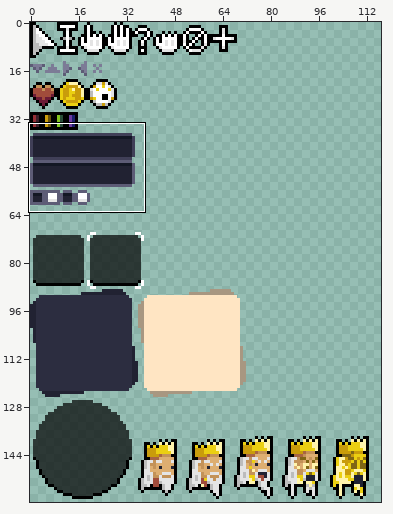
A pixel-art file gets an edit: artwork/ui.aseprite. The picture above shows the old version from afar; the outline marks the close-up.
Close-up. The starting point:
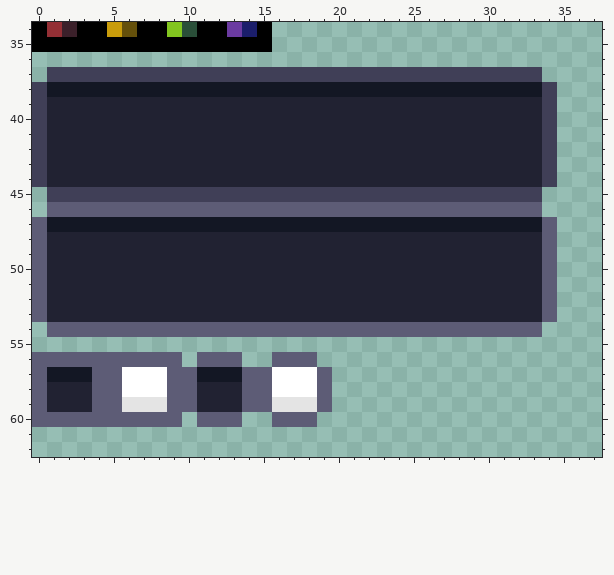
160x160 pixels, 1 frame. Shown: x 0..37, y 34..62. The wide view leaves out empty margins.
After the commit:
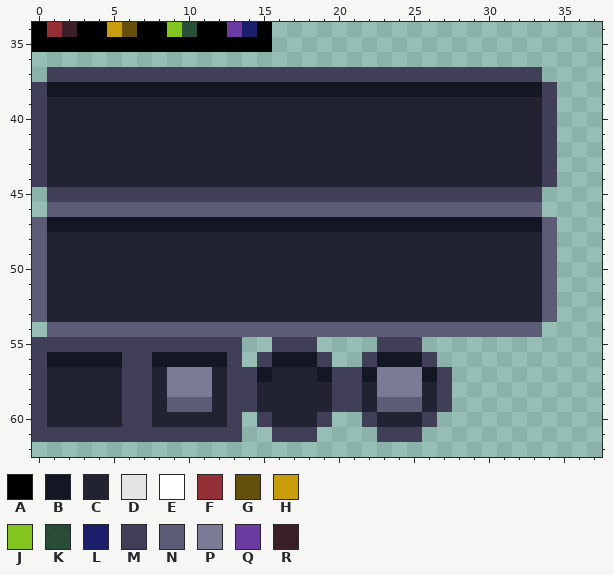
Palette (. is transparent): A #000000  B #131724  C #212232  D #e4e4e4  E #ffffff  F #942f35  G #65500b  H #c99c0b  J #82c51f  K #002308b7  L #1b1e6b  M #403f57  N #5d5c76  P #7c7b96  Q #6b3ba1  R #29000ed4
Edits made:
y 55: x 0..13 .............. -> MMMMMMMMMMMMMM; x 16..18 ... -> MMM; x 23..25 ... -> MMM
y 56: x 0..13 NNNNNNNNNN.NNN -> MBBBBBMMBBBBBM; x 15..19 .NNN. -> MBBBM; x 22..26 ..... -> MBBBM
y 57: x 0..27 NBBBNNEEENNBBBNNEEEN........ -> MCCCCCMMCPPPCMMBCCCBMMBPPPBM
y 58: x 0 N -> M; x 4..11 NNEEENNC -> CCMMCPPP; x 13..27 CNNEEEN........ -> MMCCCCCMMCPPPCM
y 59: x 0 N -> M; x 4..8 NNDDD -> CCMMC; x 11 C -> N; x 13..27 CNNDDDN........ -> MMCCCCCMMCNNNCM
y 60: x 0..13 NNNNNNNNNN.NNN -> MCCCCCMMCCCCCM; x 15..19 .NNN. -> MCCCM; x 22..26 ..... -> MCCCM
y 61: x 0..13 .............. -> MMMMMMMMMMMMMM; x 16..18 ... -> MMM; x 23..25 ... -> MMM
Changed places in both close-ups, as pixel boxes (x1, y1, x2, y2):
changed: (32, 337, 452, 442)
